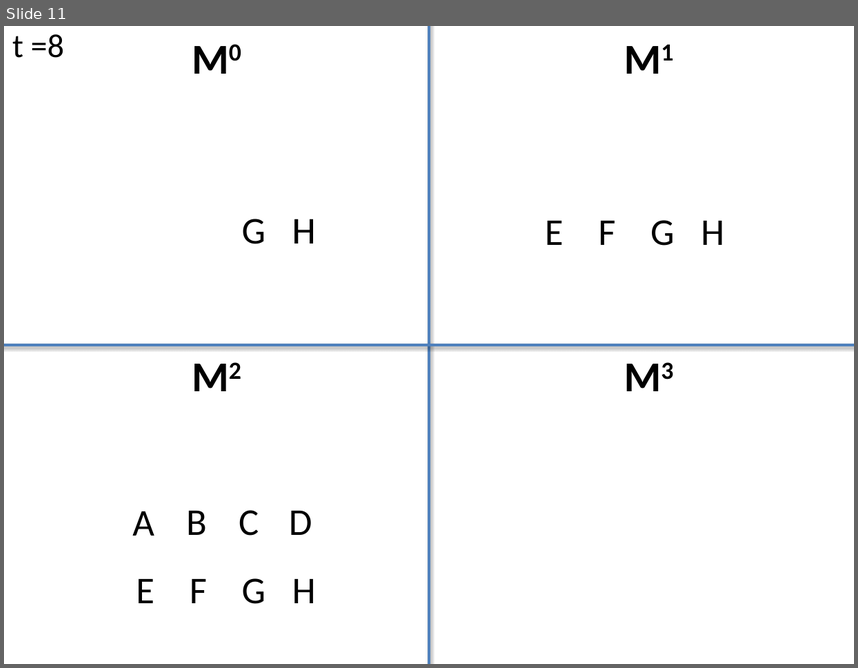
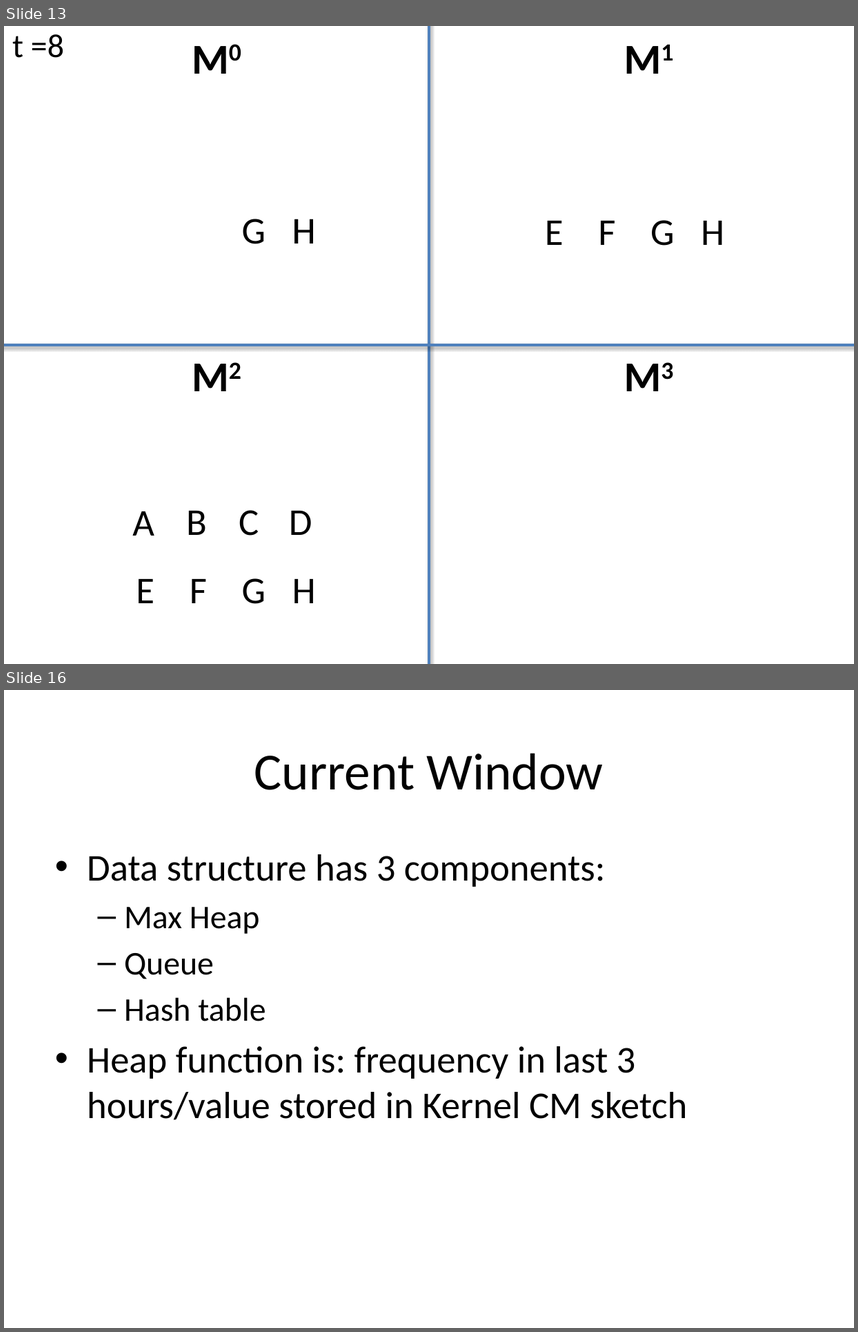
Before and after one commit to kiranvodrahalli/cos521, a slide deck: Presentation.pptx. Shown one above the other, each under a label of ours: slide 11 before the commit, slides 13 and 16 after it; the slides between them are not shown. The pictures are 858x668 and 858x1332 pixels, drawn with LibreOffice and Linux fonts; fonts in the diff are those of the drawing. Boxes give left, top, right and bottom in pixels: in the first picture for what was removed or moved away, otherwise in the second. Text is boxed around its words. In the diff, an @@ line names an element or a change of style, - is before the commit and + after.

```diff
--- a/Presentation.pptx
+++ b/Presentation.pptx
@@ slide 16 added at (4, 690, 854, 1328), background #FFFFFF @@
@@ title added at (254, 753, 603, 790), 44 pt, text #000000 @@
+Current Window
@@ text added at (87, 854, 687, 1120), 32 pt, text #000000 @@
+• Data structure has 3 components:
+  – Max Heap
+  – Queue
+  – Hash table
+• Heap function is: frequency in last 3 hours/value stored in Kernel CM sketch
@@ what was slide 11 is now slide 13 @@
```
Also in this commit, not shown: 3 slides changed, 7 other slides added, 3 slides removed, 1 other file.
